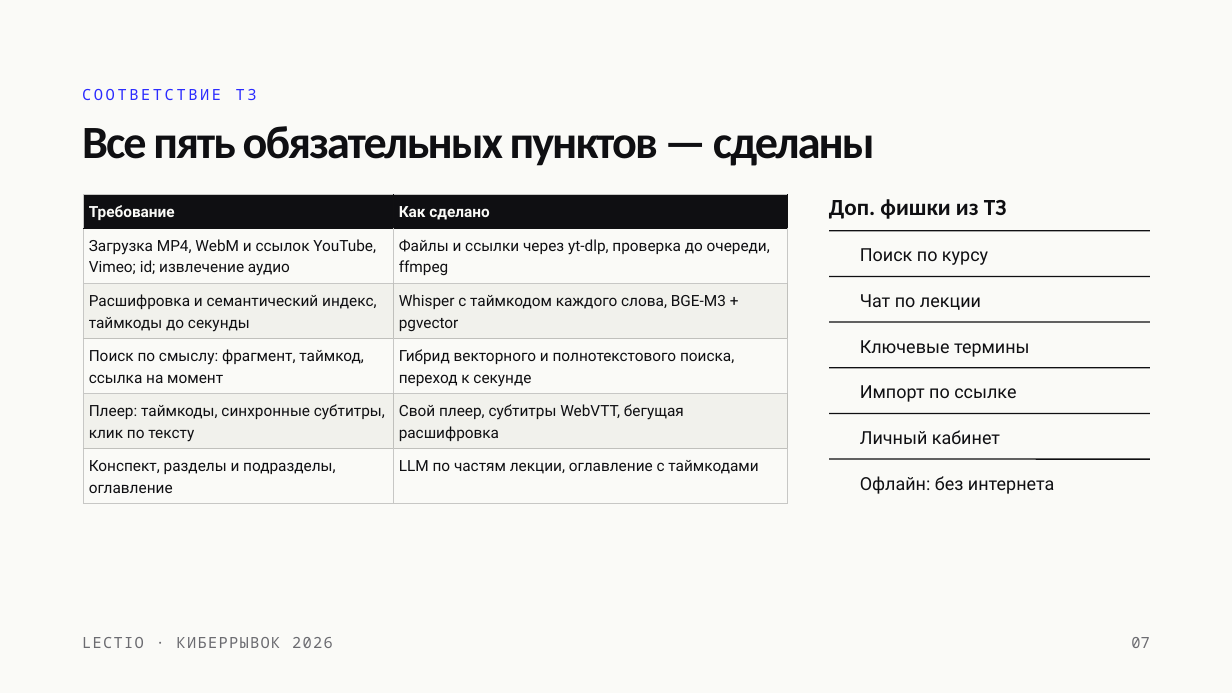
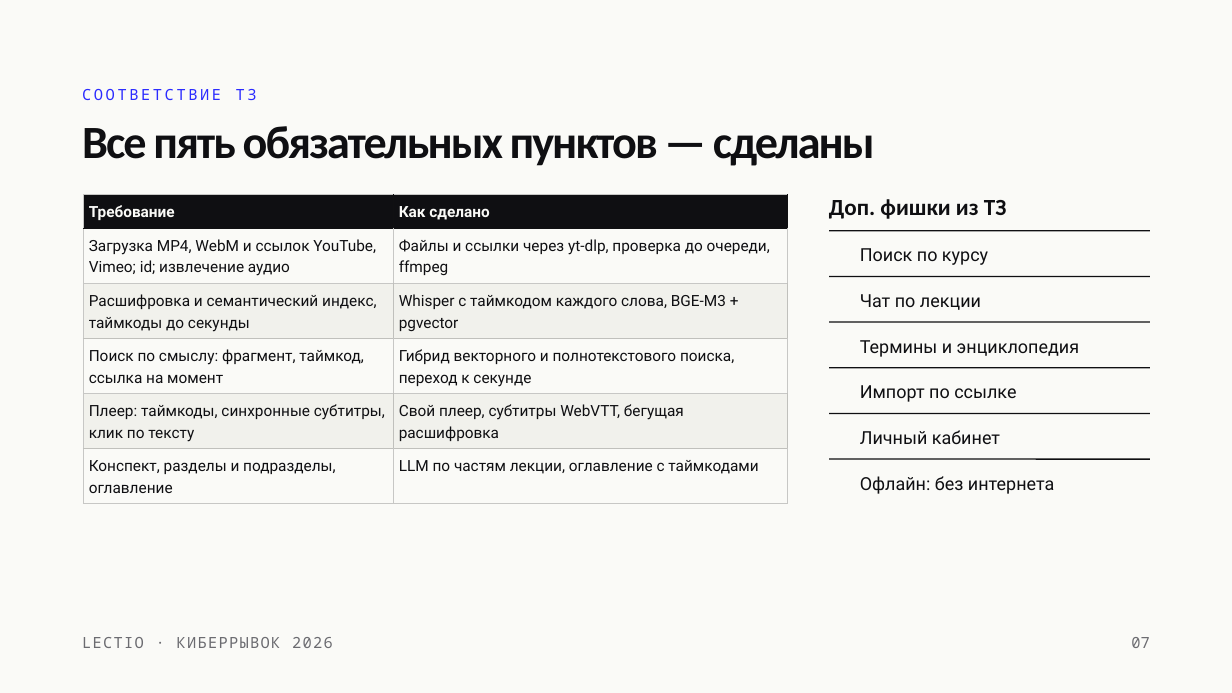
Before and after one commit to anxi0uz/lectio, a slide deck: slide 7 of Lectio — смысловой поиск по видеолекциям.pptx. Drawn at 1232x693 pixels with LibreOffice and Linux fonts; fonts in the diff are those of the drawing; background and template pictures are left out. Boxes give left, top, right and bottom in pixels: in the first picture for what was removed or moved away, otherwise in the second. Text is boxed around its words. In the diff, an @@ line names an element or a change of style, - is before the commit and + after.

```diff
--- a/Lectio — смысловой поиск по видеолекциям.pptx
+++ b/Lectio — смысловой поиск по видеолекциям.pptx
@@ text at (860,340,1080,357): text changed @@
-Ключевые термины
+Термины и энциклопедия
```
Also in this commit, not shown: 3 other slides changed, 15 other files.
